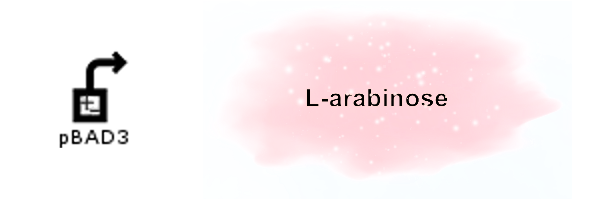
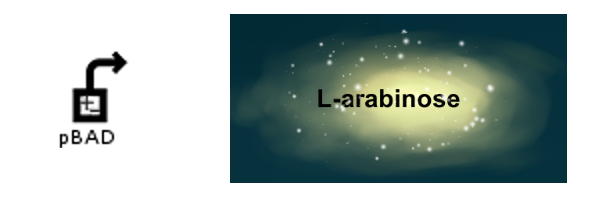
The second 600 x 200 image is a revision of the first. Changes to its layers:
added layer "Calque Copié #1" above "Calque Copié" over [left=230, top=14, right=567, bottom=183]
added layer "Copie de PRBAD3.png" above "PRBAD3.png" over [left=117, top=129, right=129, bottom=145]
hid "PRBAD3.png" over [left=117, top=129, right=129, bottom=145]
hid "L-arabinose" over [left=203, top=1, right=572, bottom=199]
